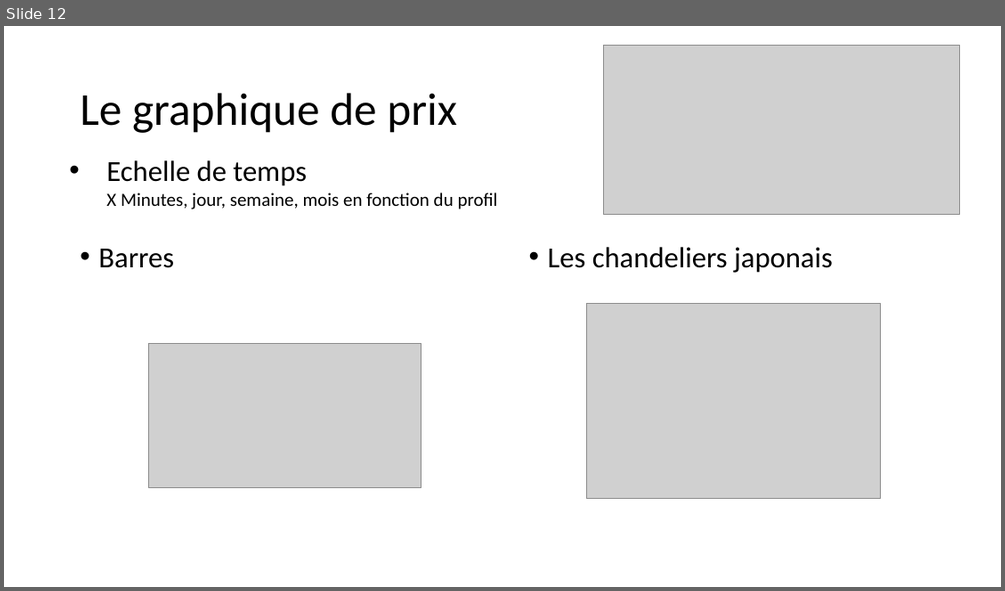
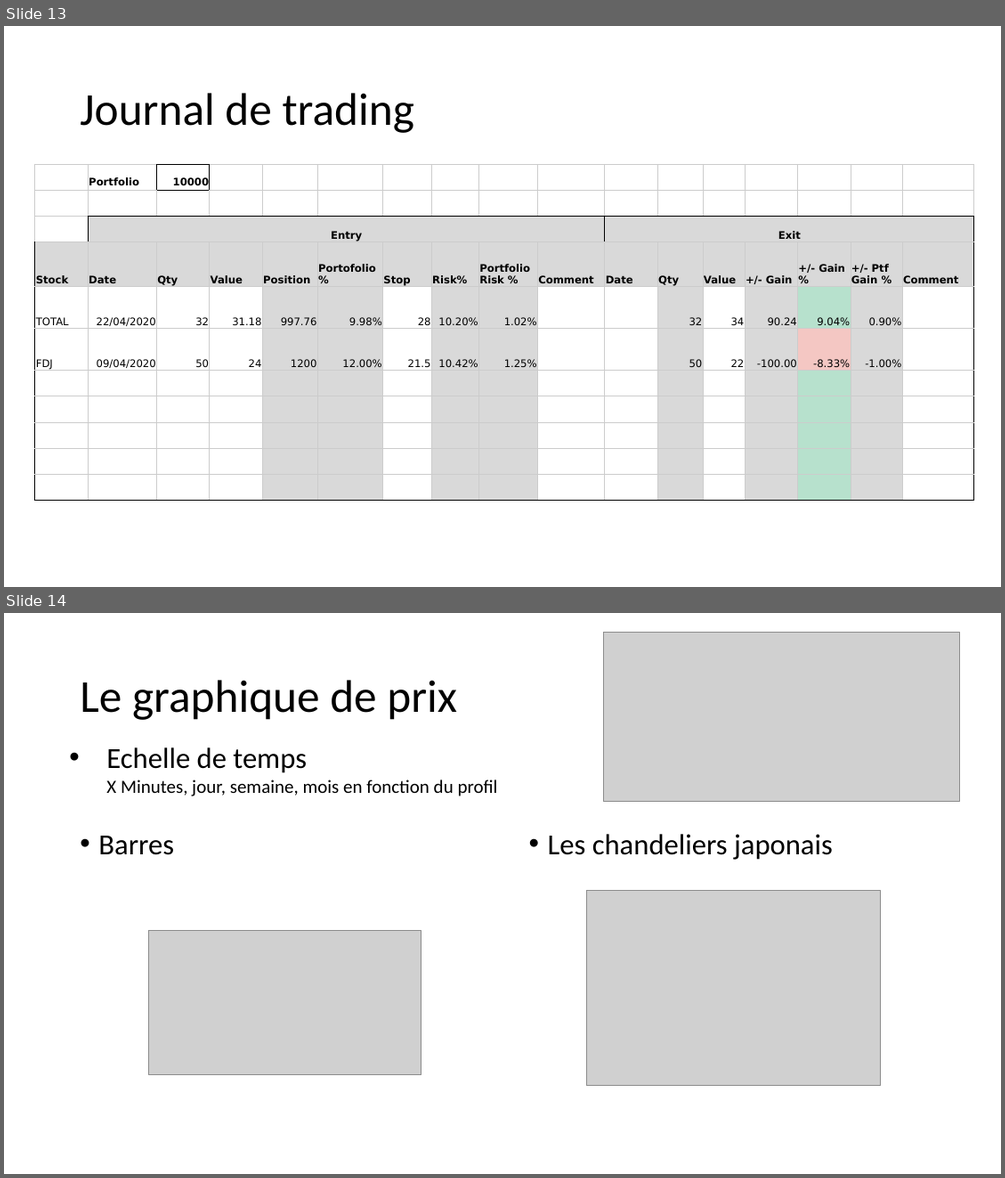
Before and after one commit to dadelcarbo/UltimateChartistRoot, a slide deck: Formation/Formation Bourse.pptx. Shown one above the other, each under a label of ours: slide 12 before the commit, slides 13 and 14 after it. The pictures are 1005x591 and 1005x1178 pixels, drawn with LibreOffice and Linux fonts; fonts in the diff are those of the drawing; grey boxes stand for pictures. Boxes give left, top, right and bottom in pixels: in the first picture for what was removed or moved away, otherwise in the second. Text is boxed around its words. In the diff, an @@ line names an element or a change of style, - is before the commit and + after.

Commit message:
Update Portfolio

```diff
--- a/Formation/Formation Bourse.pptx
+++ b/Formation/Formation Bourse.pptx
@@ slide 13 added at (x1=4, y1=26, x2=1001, y2=587), background #FFFFFF @@
@@ title added at (x1=80, y1=93, x2=414, y2=133), 44 pt, text #000000 @@
+Journal de trading
@@ table added at (x1=35, y1=164, x2=975, y2=500), 11 rows, 17 columns @@
+ | Portfolio | 10000 |  |  |  |  |  |  |  |  |  |  |  |  |  | 
+ |  |  |  |  |  |  |  |  |  |  |  |  |  |  |  | 
+ | Entry |  |  |  |  |  |  |  |  | Exit |  |  |  |  |  | 
+Stock | Date | Qty | Value | Position | Portofolio % | Stop | Risk% | Portfolio Risk % | Comment | Date | Qty | Value | +/- Gain | +/- Gain % | +/- Ptf Gain % | Comment
+TOTAL | 22/04/2020 | 32 | 31.18 | 997.76 | 9.98% | 28 | 10.20% | 1.02% |  |  | 32 | 34 | 90.24 | 9.04% | 0.90% | 
+FDJ | 09/04/2020 | 50 | 24 | 1200 | 12.00% | 21.5 | 10.42% | 1.25% |  |  | 50 | 22 | -100.00 | -8.33% | -1.00% | 
+ |  |  |  |  |  |  |  |  |  |  |  |  |  |  |  | 
+ |  |  |  |  |  |  |  |  |  |  |  |  |  |  |  | 
+ |  |  |  |  |  |  |  |  |  |  |  |  |  |  |  | 
+ |  |  |  |  |  |  |  |  |  |  |  |  |  |  |  | 
+ |  |  |  |  |  |  |  |  |  |  |  |  |  |  |  | 
@@ what was slide 12 is now slide 14 @@
```
Also in this commit, not shown: 2 slides changed, 1 other slide added, 1 slide removed, 8 other files.
